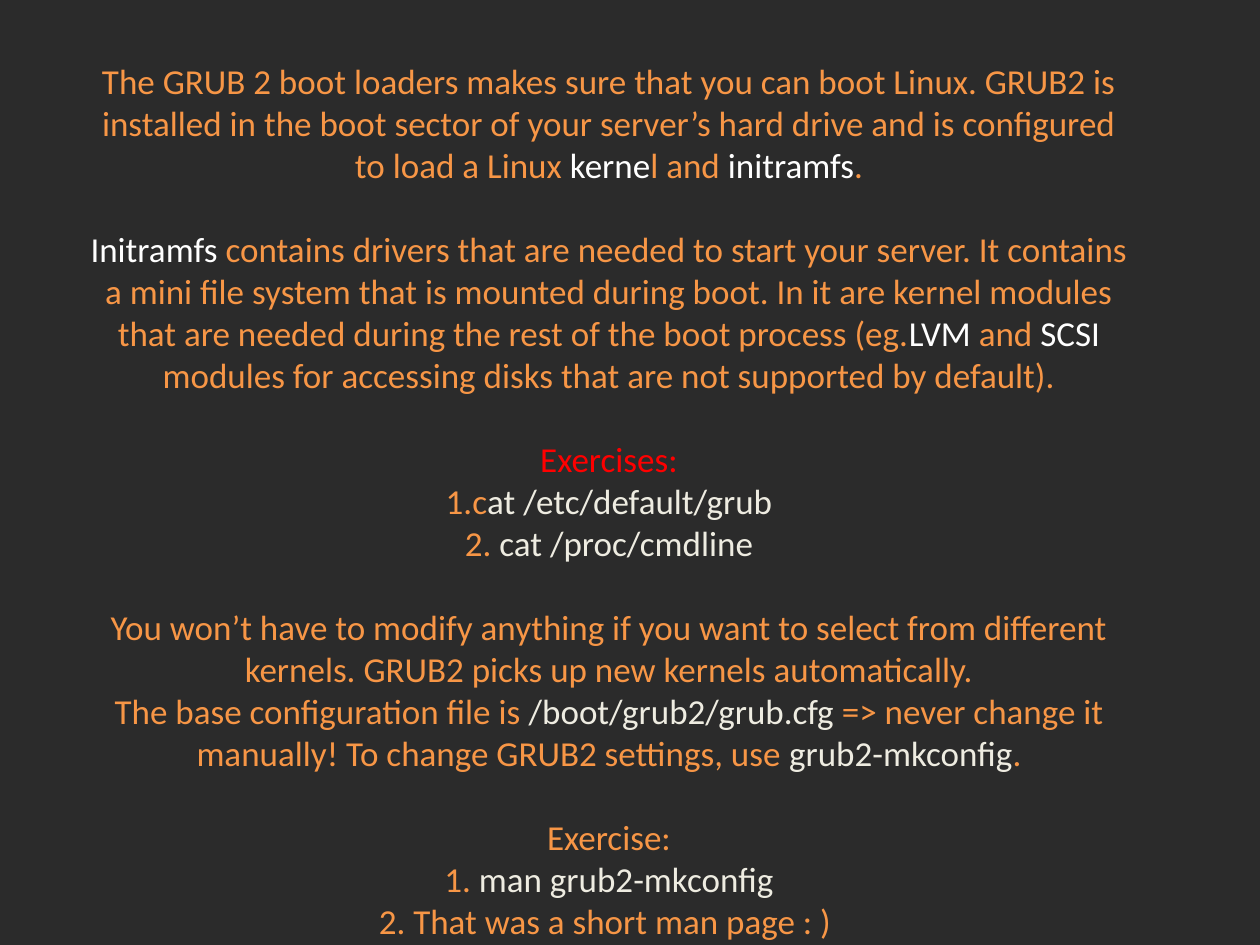
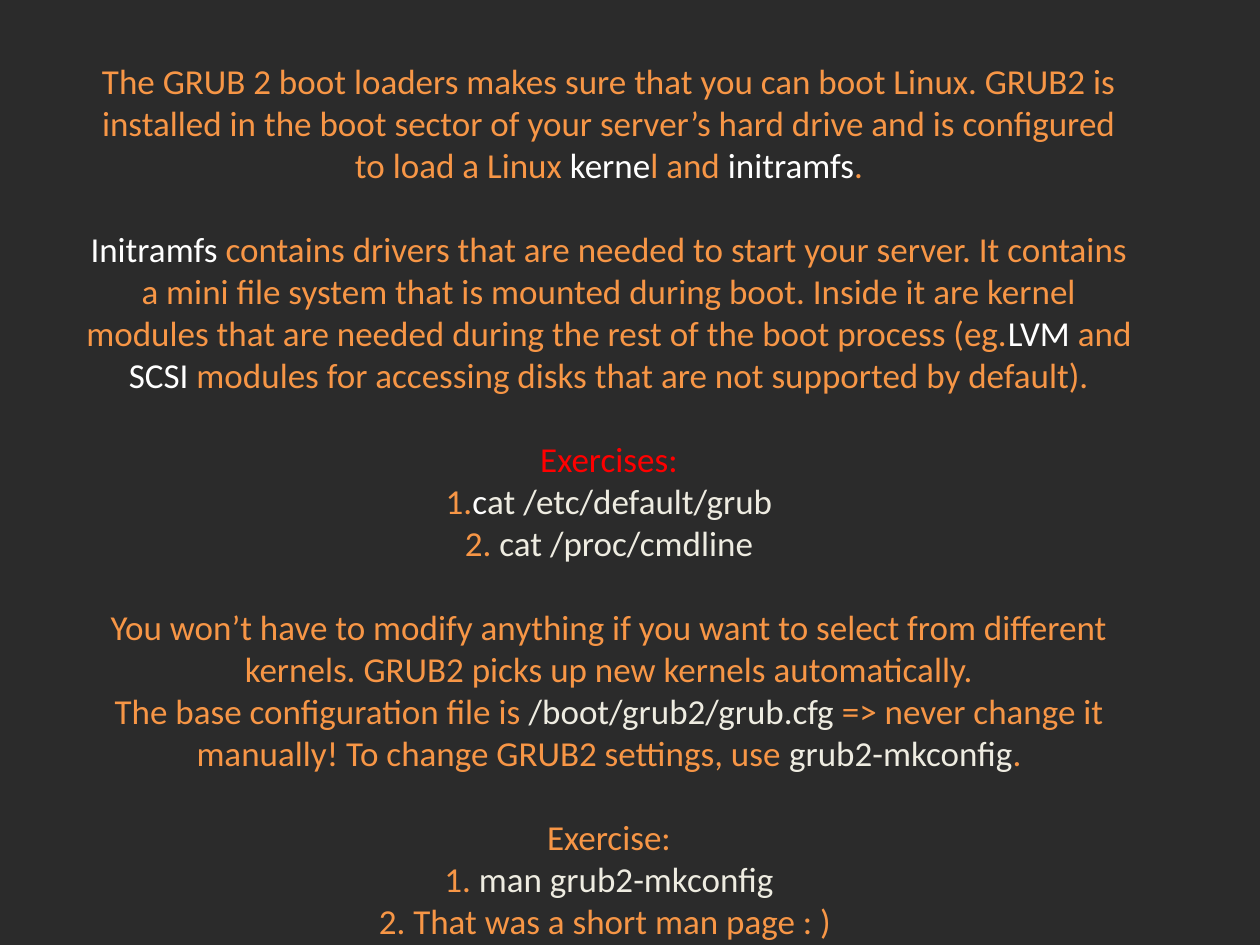
Before and after one commit to Academy-Soft-Intellect/Linux-Course, a slide deck: slide 8 of 10.SystemD_And_TheBootProcedure/10-SystemDAndTheBootProcedure.pptx. Drawn at 1260x945 pixels with LibreOffice and Linux fonts; fonts in the diff are those of the drawing; background and template pictures are left out; a plain dark background stands for a picture behind light text. Boxes give left, top, right and bottom in pixels: in the first picture for what was removed or moved away, otherwise in the second. Text is boxed around its words. In the diff, an @@ line names an element or a change of style, - is before the commit and + after.

Commit message:
Systemd

```diff
--- a/10.SystemD_And_TheBootProcedure/10-SystemDAndTheBootProcedure.pptx
+++ b/10.SystemD_And_TheBootProcedure/10-SystemDAndTheBootProcedure.pptx
@@ title at (x1=86, y1=69, x2=1132, y2=940): text changed @@
-The GRUB 2 boot loaders makes sure that you can boot Linux. GRUB2 is installed in the boot sector of your server’s hard drive and is configured to load a Linux kernel and initramfs.
-Initramfs contains drivers that are needed to start your server. It contains a mini file system that is mounted during boot. In it are kernel modules that are needed during the rest of the boot process (eg.LVM and SCSI modules for accessing disks that are not supported by default).
-Exercises:
-1.cat /etc/default/grub
-2. cat /proc/cmdline
-You won’t have to modify anything if you want to select from different kernels. GRUB2 picks up new kernels automatically.
-The base configuration file is /boot/grub2/grub.cfg => never change it manually! To change GRUB2 settings, use grub2-mkconfig.
-Exercise:
-1. man grub2-mkconfig
-2. That was a short man page : )
+The GRUB 2 boot loaders makes sure that you can boot Linux. GRUB2 is installed in the boot sector of your server’s hard drive and is configured to load a Linux kernel and initramfs.
+Initramfs contains drivers that are needed to start your server. It contains a mini file system that is mounted during boot. Inside it are kernel modules that are needed during the rest of the boot process (eg.LVM and SCSI modules for accessing disks that are not supported by default).
+Exercises:
+1.cat /etc/default/grub
+2. cat /proc/cmdline
+You won’t have to modify anything if you want to select from different kernels. GRUB2 picks up new kernels automatically.
+The base configuration file is /boot/grub2/grub.cfg => never change it manually! To change GRUB2 settings, use grub2-mkconfig.
+Exercise:
+1. man grub2-mkconfig
+2. That was a short man page : )
```
